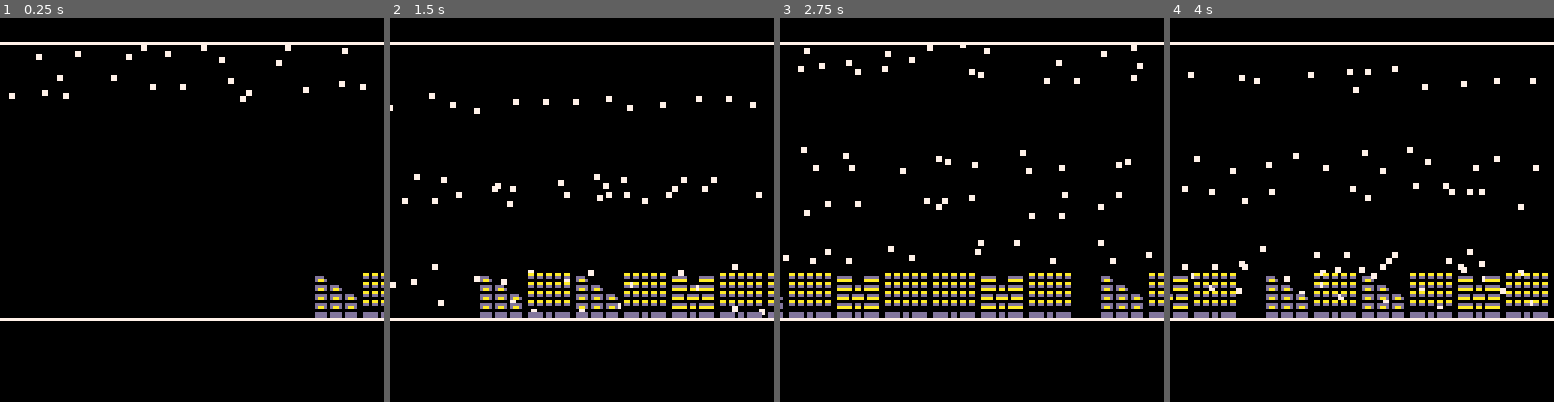
Above: before the commit, frames 1-4 (left to right).
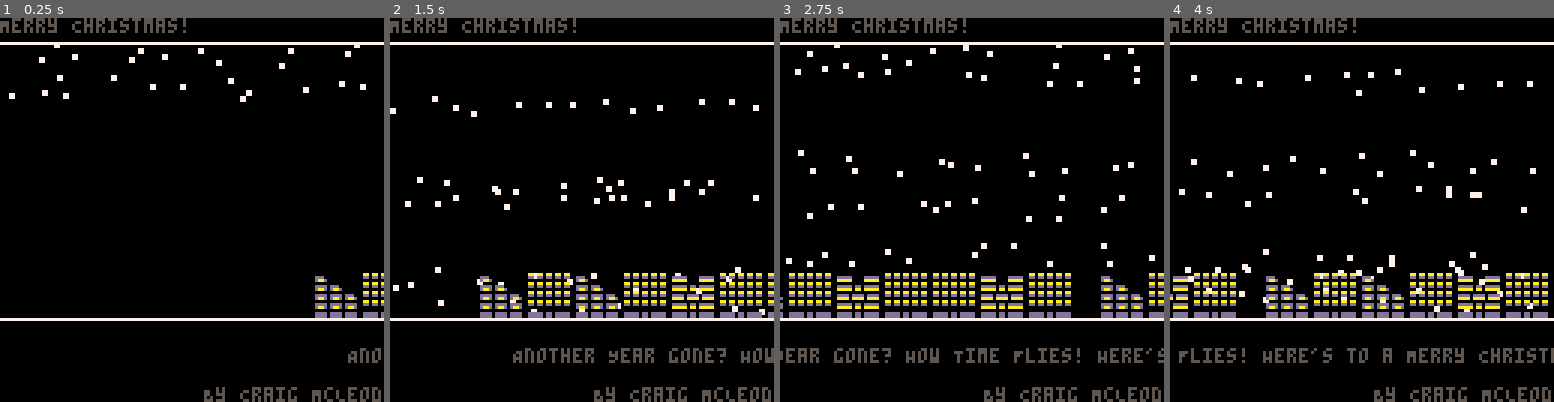
Above: after the commit, the same moments.

Repository: camcleod99/p8xmas
Game: PICO-8 cartridge src.p8
The game is run twice, just before and just after one commit, with the same random seed, the same clock (stepped at 60 frames per second) and the same inputs.
Inputs:
- Up to frame 1 (0.25 s): no input
- Up to frame 2 (1.5 s): no input
- Up to frame 3 (2.75 s): no input
- Up to frame 4 (4 s): no input

The runs differ from the first frame. In frame 1, 2.2% of the frame differs, in the area x 0-100%, y 0-100%; in frame 2, 4.4%; in frame 3, 5.2%; in frame 4, 5.3%.

Commit message:
20211015@701 - Message - V1

Diff:
--- a/inc/house.lua
+++ b/inc/house.lua
@@ -1,7 +1,8 @@
 -- House.lua
+-- Manages house graphic functions
 -- V2
--- Manages house graphic functions
 
+-- initHouse
 -- Houses are only created at init so no need for a 'addHouse' function to be made
 function initHouse()
     housefrm=0
--- a/inc/main.lua
+++ b/inc/main.lua
@@ -1,18 +1,25 @@
 -- Main
 -- Manages main functions
+
 function _init()
     initSnow()
     initHouse()
+    initMessage()
+    addMessage("Merry Christmas!",0,0,-4,0)
+    addMessage("By Craig McLeod",0,0,64,123)
+    addMessage("Another Year gone? How Time Flies! Here's to a Merry Christmas and a Happy New Year from Silly Dice!",1,{7,8,9},128,110)
 end
 
 function _update60()
+    addSnow()
     updateHouse()
     updateSnow()
-    addSnow()
+    updateMessage()
 end
 
 function _draw()
     cls()
     drawSnow()
     drawHouse()
+    drawMessage()
 end
--- /dev/null
+++ b/inc/message.lua
@@ -0,0 +1,45 @@
+-- Message
+-- Manages the creation and display of messages
+-- V1
+
+function initMessage()
+    messagetable = {}
+    messagefrm = 0
+    messagetime = 0
+end
+
+function addMessage(input_text,inputspeed,inputcolors,input_x,input_y)
+    add(messagetable, {
+        text=input_text,
+        speed=inputspeed,
+        time=0,
+        colors=inputcolors,
+        base_x=input_x,
+        last_x=0,
+        coord_y=input_y,
+        last_x=0,
+    })
+    for m in all (messagetable) do
+        if m.last_x == 0 then
+            m.last_x = #m.text*4
+        end
+    end
+end
+
+function updateMessage()
+    for m in all(messagetable) do
+        m.time += m.speed
+        if (m.base_x + m.last_x - m.time) < 0 then
+            m.time = 0
+        end
+    end
+end
+
+function drawMessage()
+    for m in all(messagetable) do
+        for t = 1, #m.text, 1 do
+            letter = sub(m.text, t, t)
+            print(letter, (m.base_x + t*4) - m.time , m.coord_y, 5)
+        end
+    end
+end
--- a/inc/snow.lua
+++ b/inc/snow.lua
@@ -1,9 +1,9 @@
 -- Snow.lua
+-- Manages snow graphic functions
 -- V2
--- Manages snow graphic functions
 
+--  init method.
 --  addSnow Function is needed multiple times, therefore it is called once in the
---  init method.
 function  initSnow()
     flaketable={}
     liveline=8
--- a/src.p8
+++ b/src.p8
@@ -5,6 +5,7 @@
 #include ./inc/main.lua
 #include ./inc/snow.lua
 #include ./inc/house.lua
+#include ./inc/message.lua
 #include ./inc/debug.lua
 
 __gfx__
